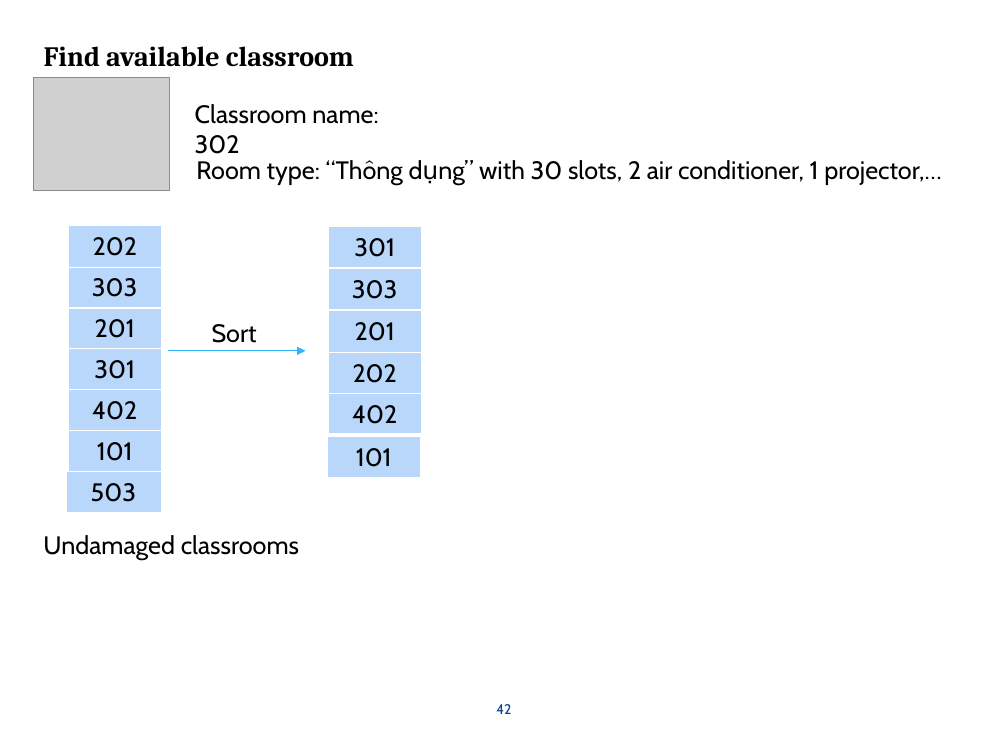
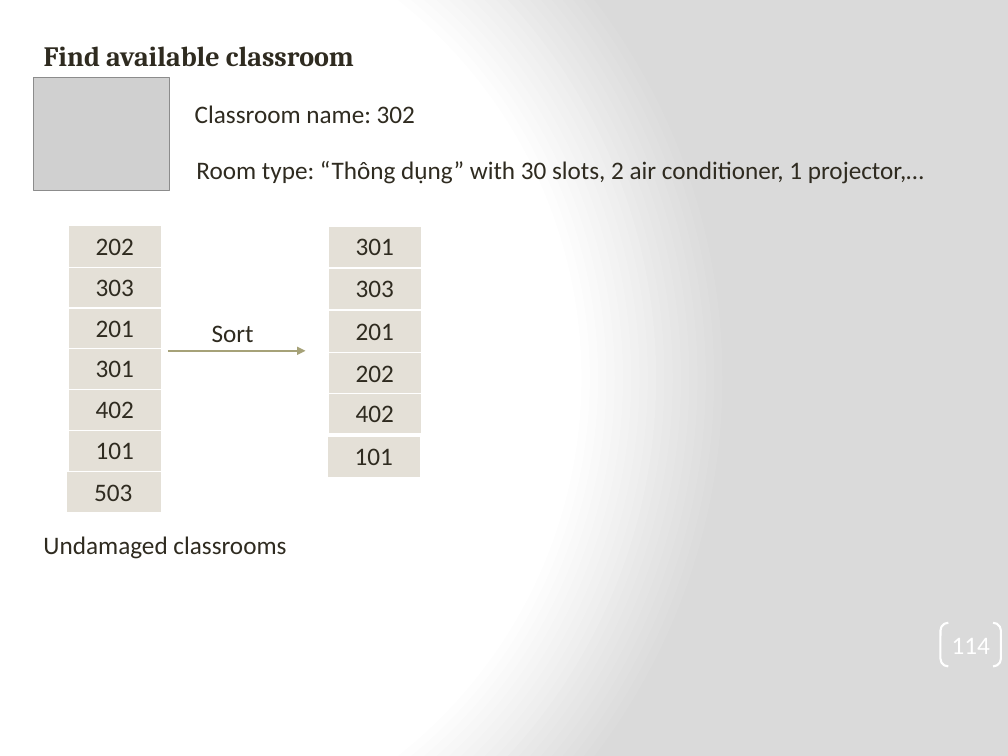
Before and after one commit to tranquang9a1/ECRM, a slide deck: slide 114 of Document/ECRM-Presentation v4.pptx (slide 42 before the commit). Drawn at 1008x756 pixels with LibreOffice and Linux fonts; fonts in the diff are those of the drawing; grey boxes stand for pictures. Boxes give left, top, right and bottom in pixels: in the first picture for what was removed or moved away, otherwise in the second. Text is boxed around its words. In the diff, an @@ line names an element or a change of style, - is before the commit and + after.

```diff
--- a/Document/ECRM-Presentation v4.pptx
+++ b/Document/ECRM-Presentation v4.pptx
@@ background #FFFFFF to gradient #FFFFFF to #DADADA @@
@@ text "Find available classroom" at box(44, 46, 354, 67): text colour #000000 to #2F2B20 @@
@@ table at box(69, 226, 161, 512) @@
@@ fill #B9D6FB to #E4E0D7 in 7 cells @@
@@ font Cabin to Calibri, text colour #000000 to #2F2B20 @@
@@ table at box(329, 227, 421, 268) @@
@@ fill #B9D6FB to #E4E0D7 in row 1, column 1 @@
@@ font Cabin to Calibri, text colour #000000 to #2F2B20 @@
@@ table at box(329, 269, 421, 310) @@
@@ fill #B9D6FB to #E4E0D7 in row 1, column 1 @@
@@ font Cabin to Calibri, text colour #000000 to #2F2B20 @@
@@ font Cabin to Calibri, text colour #000000 to #2F2B20 in 4 elements at box(195, 105, 415, 123), box(196, 161, 924, 184), box(43, 536, 286, 559), box(212, 325, 254, 342) @@
@@ table at box(329, 311, 421, 353) @@
@@ fill #B9D6FB to #E4E0D7 in row 1, column 1 @@
@@ font Cabin to Calibri, text colour #000000 to #2F2B20 @@
@@ arrow (168, 351) - (305, 351): stroke #31B6FD 0.75 pt to #A6A278 1 pt @@
@@ table at box(329, 354, 421, 394) @@
@@ fill #B9D6FB to #E4E0D7 in row 1, column 1 @@
@@ font Cabin to Calibri, text colour #000000 to #2F2B20 @@
@@ table at box(329, 394, 421, 434) @@
@@ fill #B9D6FB to #E4E0D7 in row 1, column 1 @@
@@ font Cabin to Calibri, text colour #000000 to #2F2B20 @@
@@ table at box(328, 436, 420, 477) @@
@@ fill #B9D6FB to #E4E0D7 in row 1, column 1 @@
@@ font Cabin to Calibri, text colour #000000 to #2F2B20 @@
@@ table at box(68, 472, 160, 512) @@
@@ fill #B9D6FB to #E4E0D7 in row 1, column 1 @@
@@ font Cabin to Calibri, text colour #000000 to #2F2B20 @@
@@ page number added at box(940, 623, 1001, 666), outline #FFFFFF 1.5 pt, 18 pt, text #FFFFFF @@
+114
@@ page number removed at box(496, 704, 511, 714) @@
-42
```
Also in this commit, not shown: 25 other slides changed, 101 slides added, 29 slides removed, 1 other file.
